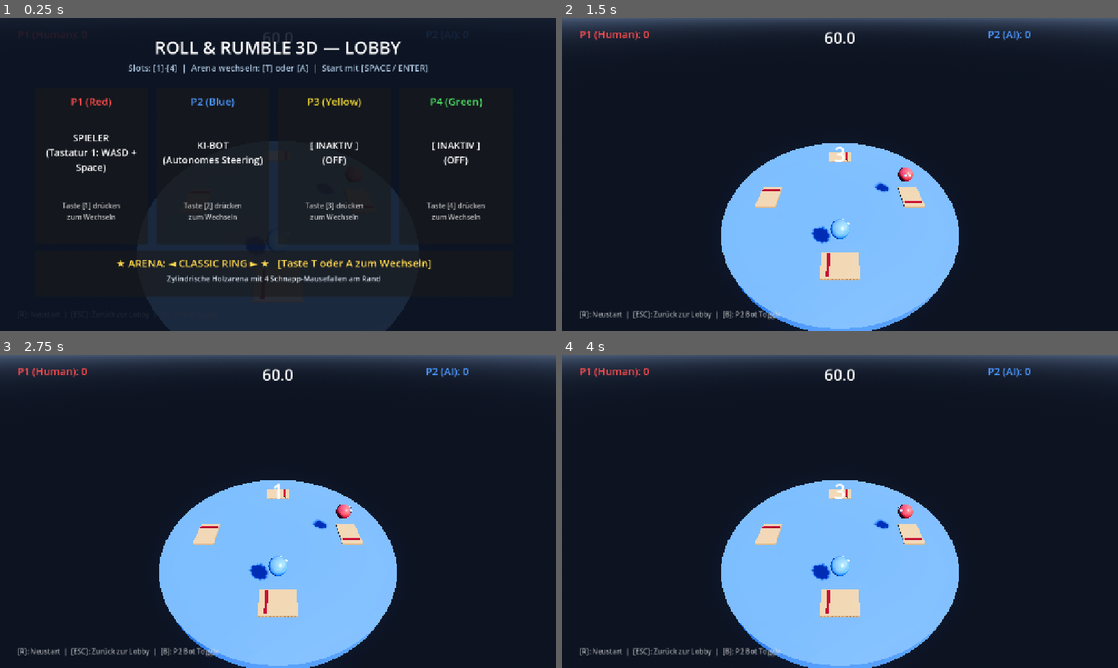
Above: before the commit, frames 1-4 (two rows, left to right).
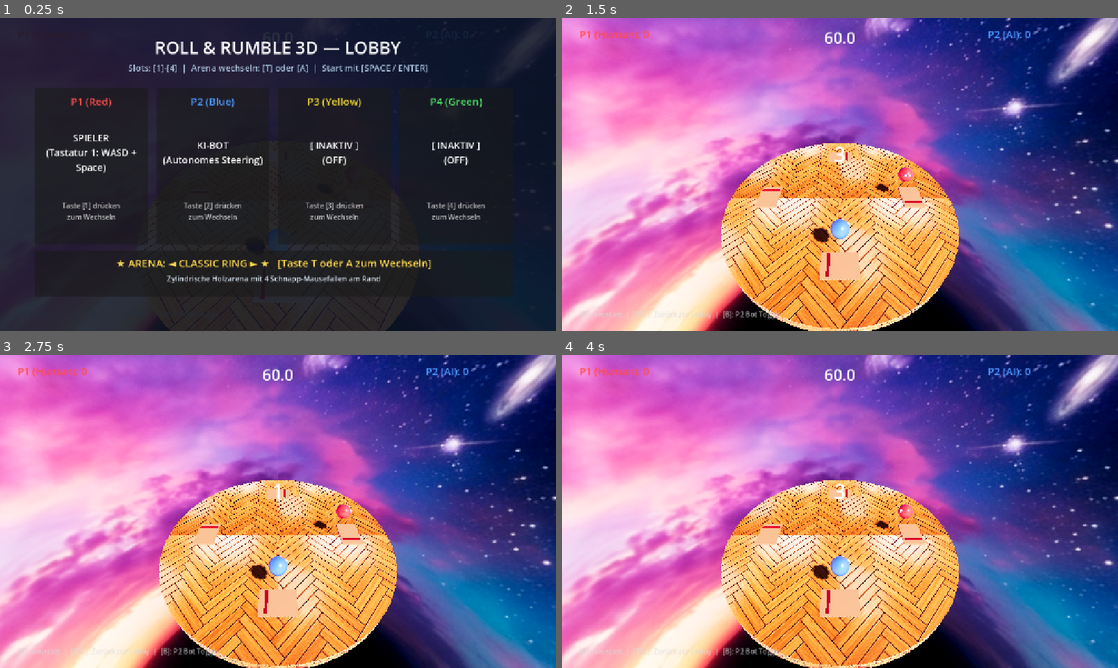
Above: after the commit, the same moments.

Repository: RobinNunkesser/gd-godot-roll-and-rumble
Game: Godot game, scene res://scenes/main.tscn
Two runs of this game, one before a commit and one after it. Both use one fixed random seed, a clock stepped at 60 frames per second and the inputs below.
Inputs:
- Up to frame 1 (0.25 s): no input
- Up to frame 2 (1.5 s): tap Enter (p2_boost) at 0.5, 1.35 s; hold D (p1_right) 0.53-1.28 s; tap Space (p1_boost) at 0.6 s; hold S (p1_down) from 1.28 s (still down)
- Up to frame 3 (2.75 s): release S (p1_down) at 2.03 s; hold D (p1_right) from 2.03 s (still down); hold Down (p2_down) from 2.03 s (still down)
- Up to frame 4 (4 s): tap R (restart) at 2.75, 3.5 s; release D (p1_right) at 2.78 s; release Down (p2_down) at 2.78 s; hold W (p1_up) 2.78-3.53 s; tap Left (p2_left) at 2.85 s; hold A (p1_left) from 3.53 s (still down); hold Right (p2_right) from 3.53 s (still down)

The runs differ from the first frame. In frame 1, 12% of the frame differs, in the area x 0-100%, y 4-100%; in frame 2, 99%; in frame 3, 99%, in the area x 0-100%, y 0-100%; in frame 4, 99%.

Commit message:
feat(textures): integrate wood deck, hazard rotor, metal rim and celestial skybox textures

Diff:
--- a/scenes/main.gd
+++ b/scenes/main.gd
@@ -59,12 +59,18 @@
 	var env = Environment.new()
 	env.background_mode = Environment.BG_SKY
 	var sky = Sky.new()
-	var proc_sky = ProceduralSkyMaterial.new()
-	proc_sky.sky_top_color = Color(0.2, 0.35, 0.6)
-	proc_sky.sky_horizon_color = Color(0.65, 0.72, 0.82)
-	proc_sky.ground_bottom_color = Color(0.12, 0.14, 0.18)
-	proc_sky.ground_horizon_color = Color(0.35, 0.4, 0.48)
-	sky.sky_material = proc_sky
+	var skybox_path = "res://assets/textures/skybox_celestial.jpg"
+	if ResourceLoader.exists(skybox_path):
+		var pano_mat = PanoramaSkyMaterial.new()
+		pano_mat.panorama = load(skybox_path)
+		sky.sky_material = pano_mat
+	else:
+		var proc_sky = ProceduralSkyMaterial.new()
+		proc_sky.sky_top_color = Color(0.2, 0.35, 0.6)
+		proc_sky.sky_horizon_color = Color(0.65, 0.72, 0.82)
+		proc_sky.ground_bottom_color = Color(0.12, 0.14, 0.18)
+		proc_sky.ground_horizon_color = Color(0.35, 0.4, 0.48)
+		sky.sky_material = proc_sky
 	env.sky = sky
 	env.tonemap_mode = Environment.TONE_MAPPER_ACES
 	env.glow_enabled = true
--- a/scripts/arenas/base_arena.gd
+++ b/scripts/arenas/base_arena.gd
@@ -26,6 +26,10 @@
 func update_arena(_delta: float, _players: Array = []) -> void:
 	pass
 
+const TEXTURE_WOOD_PATH = "res://assets/textures/wood_deck.jpg"
+const TEXTURE_HAZARD_PATH = "res://assets/textures/hazard_rotor.jpg"
+const TEXTURE_METAL_PATH = "res://assets/textures/metal_rim.jpg"
+
 ## Universelle Material- & Textur-Factory
 ## Garantiert, dass spätere PBR-Texturen, Normal-Maps und Shader-Effekte
 ## an genau einer Stelle definiert werden und sofort auf alle Arenen wirken.
@@ -33,30 +37,49 @@
 	var mat = StandardMaterial3D.new()
 	match mat_type:
 		"wood":
-			mat.albedo_color = Color(0.22, 0.42, 0.72) * tint
-			mat.roughness = 0.5
+			if ResourceLoader.exists(TEXTURE_WOOD_PATH):
+				mat.albedo_texture = load(TEXTURE_WOOD_PATH)
+				mat.uv1_scale = Vector3(4.0, 4.0, 4.0)
+			mat.albedo_color = Color(1.0, 0.95, 0.9) * tint
+			mat.roughness = 0.35
+			mat.metallic = 0.1
 		"metal_rim":
-			mat.albedo_color = Color(0.18, 0.24, 0.32) * tint
-			mat.metallic = 0.65
-			mat.roughness = 0.35
+			if ResourceLoader.exists(TEXTURE_METAL_PATH):
+				mat.albedo_texture = load(TEXTURE_METAL_PATH)
+				mat.uv1_scale = Vector3(2.0, 2.0, 2.0)
+			mat.albedo_color = Color(0.85, 0.9, 0.95) * tint
+			mat.metallic = 0.75
+			mat.roughness = 0.3
 		"hazard_rotor":
-			mat.albedo_color = Color(0.95, 0.45, 0.15) * tint
+			if ResourceLoader.exists(TEXTURE_HAZARD_PATH):
+				mat.albedo_texture = load(TEXTURE_HAZARD_PATH)
+				mat.uv1_scale = Vector3(3.0, 3.0, 3.0)
+			mat.albedo_color = Color(1.0, 0.9, 0.8) * tint
 			mat.metallic = 0.5
-			mat.roughness = 0.3
+			mat.roughness = 0.25
+			mat.emission_enabled = true
+			mat.emission = Color(0.95, 0.45, 0.1)
+			mat.emission_energy_multiplier = 0.25
 		"pivot":
-			mat.albedo_color = Color(0.2, 0.22, 0.26) * tint
-			mat.metallic = 0.8
-			mat.roughness = 0.3
+			if ResourceLoader.exists(TEXTURE_METAL_PATH):
+				mat.albedo_texture = load(TEXTURE_METAL_PATH)
+				mat.uv1_scale = Vector3(2.0, 2.0, 2.0)
+			mat.albedo_color = Color(0.4, 0.45, 0.5) * tint
+			mat.metallic = 0.85
+			mat.roughness = 0.25
 		"accent_knob":
-			mat.albedo_color = Color(0.95, 0.82, 0.25) * tint
-			mat.metallic = 0.7
-			mat.roughness = 0.25
+			mat.albedo_color = Color(0.98, 0.85, 0.25) * tint
+			mat.metallic = 0.85
+			mat.roughness = 0.2
 		"stripe_dark":
 			mat.albedo_color = Color(0.12, 0.12, 0.15) * tint
 			mat.roughness = 0.7
 		"seesaw_deck":
-			mat.albedo_color = Color(0.68, 0.24, 0.28) * tint
-			mat.metallic = 0.6
+			if ResourceLoader.exists(TEXTURE_WOOD_PATH):
+				mat.albedo_texture = load(TEXTURE_WOOD_PATH)
+				mat.uv1_scale = Vector3(4.0, 4.0, 4.0)
+			mat.albedo_color = Color(0.9, 0.5, 0.5) * tint # Mahagoni / Rubin-gebeiztes Holz
+			mat.metallic = 0.25
 			mat.roughness = 0.35
 		_:
 			mat.albedo_color = tint
Binary file added: assets/textures/hazard_rotor.jpg
Not shown, added: assets/textures/hazard_rotor.jpg.import
Binary file added: assets/textures/metal_rim.jpg
Not shown, added: assets/textures/metal_rim.jpg.import
Binary file added: assets/textures/skybox_celestial.jpg
Not shown, added: assets/textures/skybox_celestial.jpg.import
Binary file added: assets/textures/wood_deck.jpg
Not shown, added: assets/textures/wood_deck.jpg.import
Not shown, added: .gitignore
